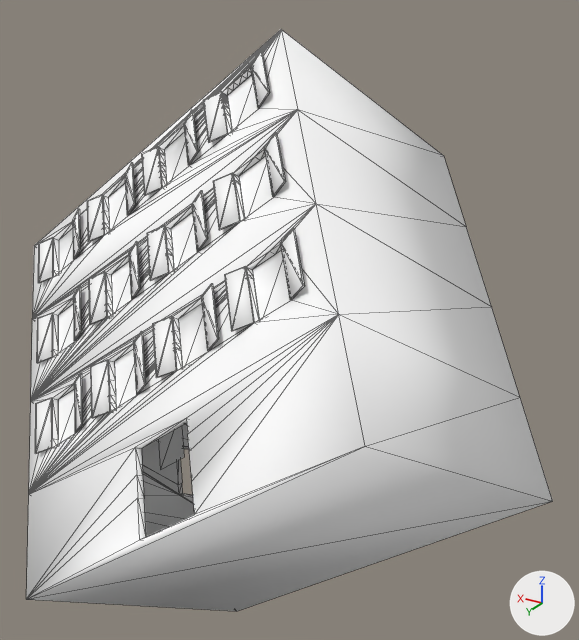
Renders of the OBJ model Outliers_Removed0/Apartment/D00792.obj from each side of a commit.
The view is the same before and after, from a 50 mm lens placed at (-1.114, 1.814, 1.101), pointed at (0.087, -0.186, 0.101). The lights are fixed; the arrows at lower right show +X, +Y and +Z. Mesh edges are drawn as thin lines. Where no turn or scale is listed for an object, it has been applied to the vertices. Vertices at the same position are counted once.

Objects in the first picture: 'D00792'.
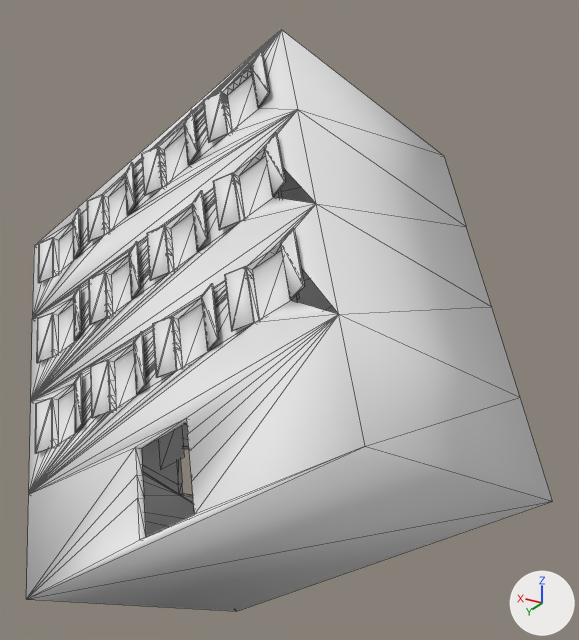
Pixel boxes [x1, y1, x2, y2] of what changed, in the pictures (579 x 640 px):
'D00792', recoloured, reshaped: [26, 29, 553, 611] in both
part 1 of me_d00792, deleted: before [36, 50, 303, 494]

The change, as a diff of the scene's bpy script:
```diff
--- a/Outliers_Removed0/Apartment/D00792.obj.py
+++ b/Outliers_Removed0/Apartment/D00792.obj.py
@@ mat_material_0 @@
 mat_material_0 = principled_material('material_0')
-mat_material_0.base_color = (1.0, 1.0, 1.0)  # white #ffffff
+mat_material_0.base_color = (0.8, 0.8, 0.8)  # white #e7e7e7
 mat_material_0.roughness = 1.0
@@ me_d00792 @@
 # used by ob_d00792; location = (0.0, 0.0, 0.0)
-me_d00792.from_pydata(...)  # 795 vertices, 1158 faces; spans x -0.8..1.1, y -0.86..0.67, z -0.97..0.96
+me_d00792.from_pydata(...)  # 724 vertices, 1138 faces; spans x -0.8..1.1, y -0.86..0.67, z -0.97..0.96
+# me_d00792 part 1: 71 vertices removed from x -0.22..0.99, y -0.22..0.4, z -0.52..0.86
 me_d00792.materials.append(mat_material_0)
```
